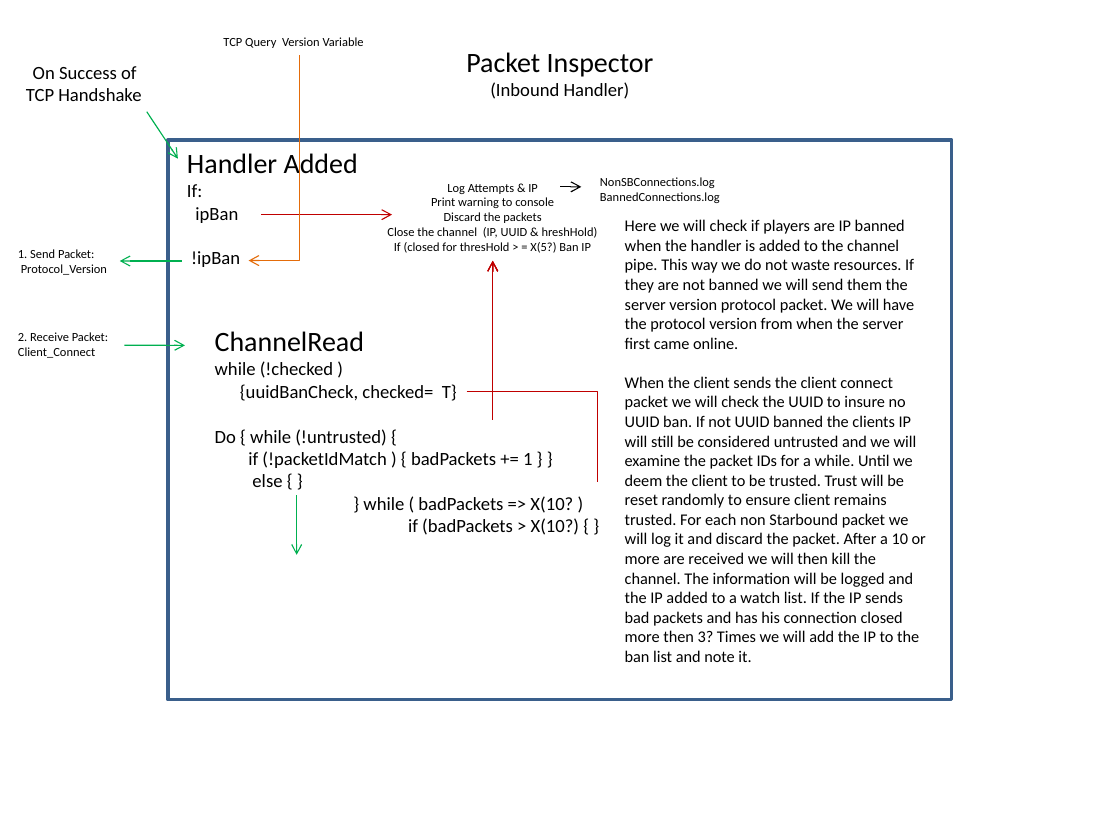
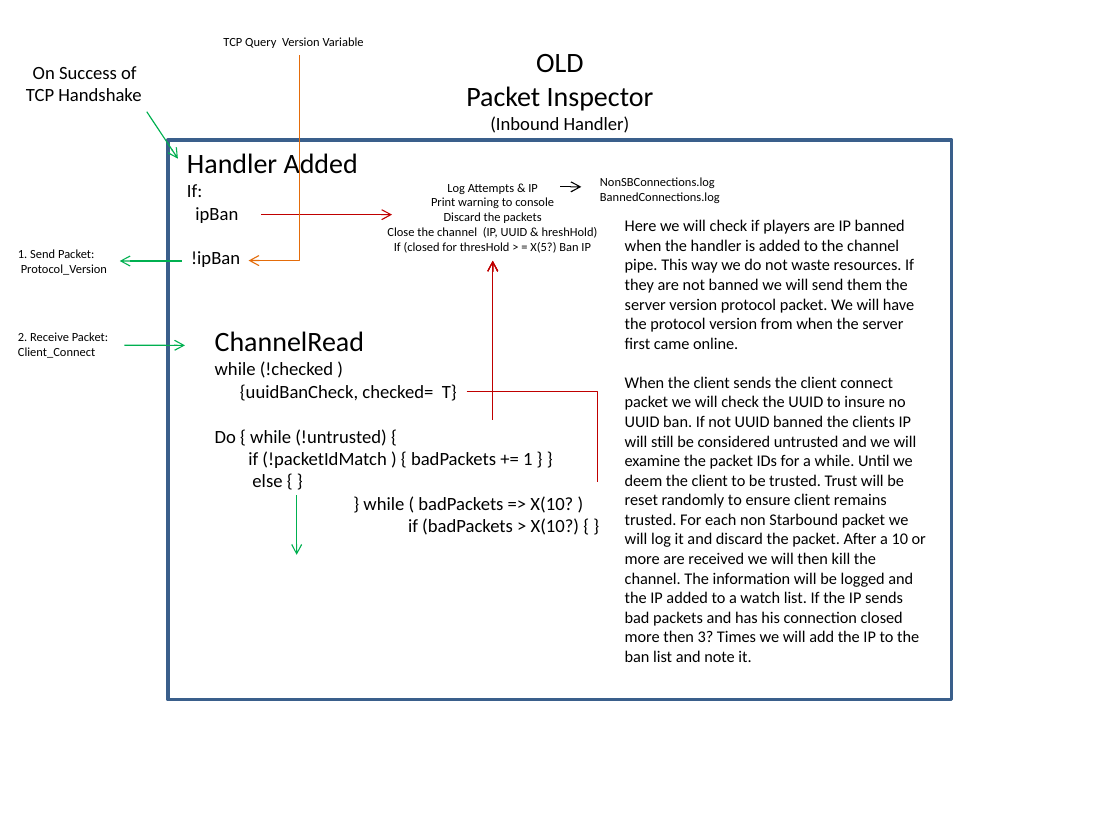
Before and after one commit to legeek11202/StarNub, a slide deck: slide 2 of Network Reference.pptx. Drawn at 1120x840 pixels with LibreOffice and Linux fonts; fonts in the diff are those of the drawing. Boxes give left, top, right and bottom in pixels: in the first picture for what was removed or moved away, otherwise in the second. Text is boxed around its words. In the diff, an @@ line names an element or a change of style, - is before the commit and + after.

```diff
--- a/Network Reference.pptx
+++ b/Network Reference.pptx
@@ text at (x1=536, y1=54, x2=583, y2=73): paragraph added @@
+OLD
```
Also in this commit, not shown: 1 other slide changed, 20 other files.
